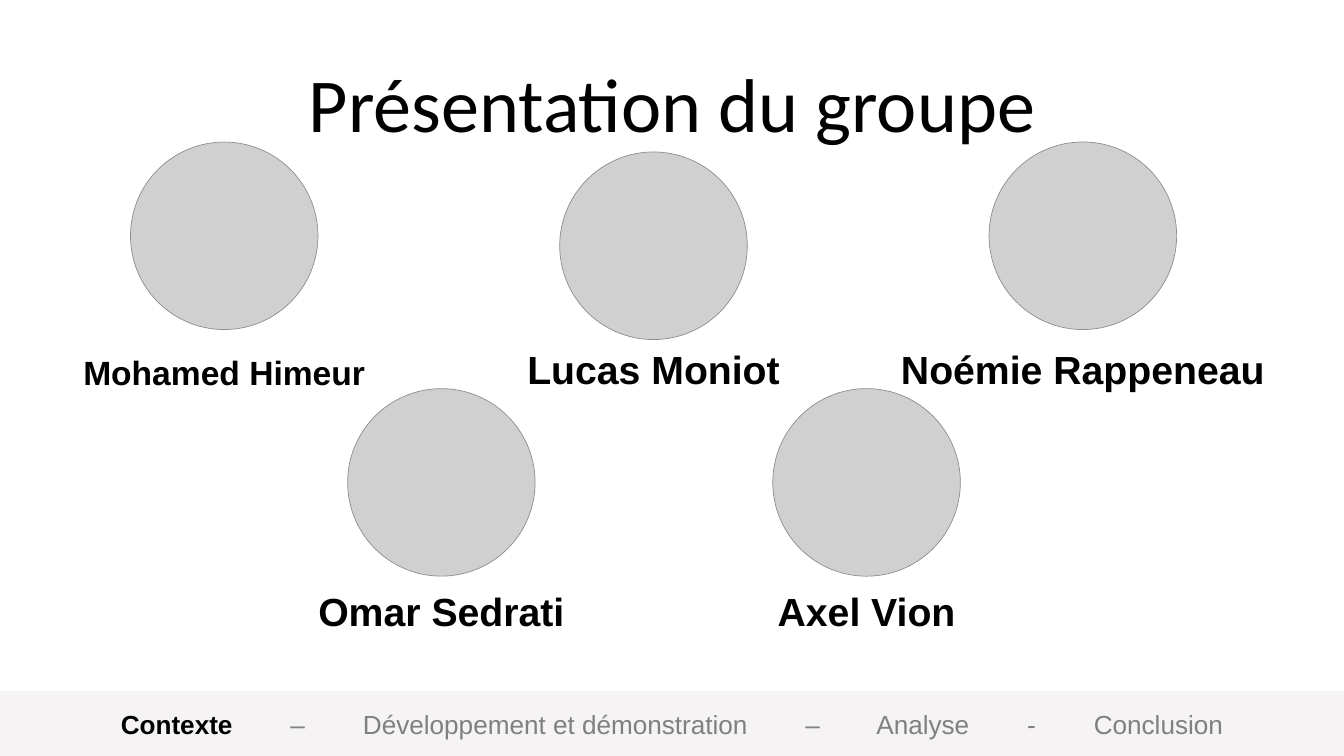
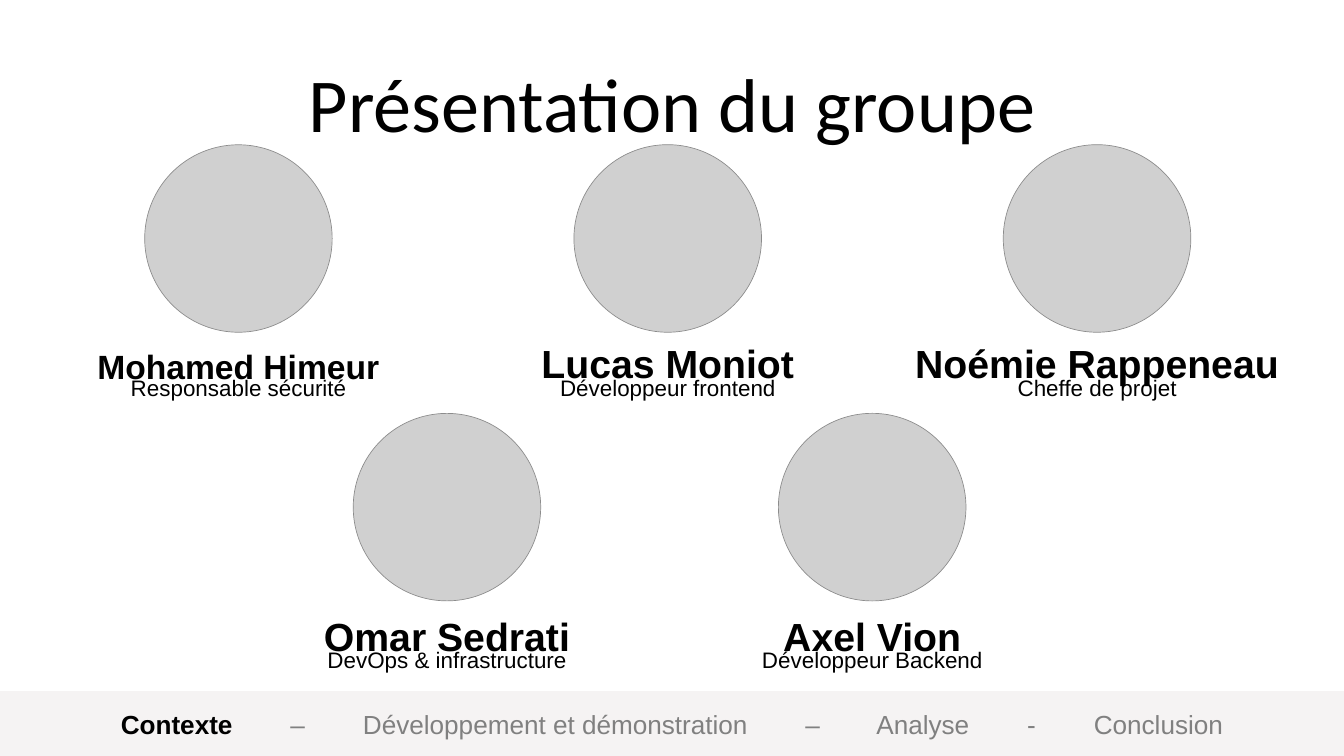
Before and after one commit to omar-sdt/CES-eat, a slide deck: slide 7 of docs/Présentation CES'eat.pptx. Drawn at 1344x756 pixels with LibreOffice and Linux fonts; fonts in the diff are those of the drawing; grey boxes stand for pictures; background and template pictures are left out. Boxes give left, top, right and bottom in pixels: in the first picture for what was removed or moved away, otherwise in the second. Text is boxed around its words. In the diff, an @@ line names an element or a change of style, - is before the commit and + after.

```diff
--- a/docs/Présentation CES'eat.pptx
+++ b/docs/Présentation CES'eat.pptx
@@ picture: place and size @@
-picture at box(130, 142, 318, 329)
+picture at box(144, 144, 332, 332)
@@ picture: place and size @@
-picture at box(560, 152, 747, 339)
+picture at box(574, 144, 761, 332)
@@ picture: place and size @@
-picture at box(989, 142, 1177, 329)
+picture at box(1003, 144, 1191, 332)
@@ text "Mohamed Himeur": place and size @@
-text "Mohamed Himeur" at box(83, 360, 365, 386)
+text "Mohamed Himeur" at box(97, 354, 379, 401)
@@ text "Lucas Moniot": place and size @@
-text "Lucas Moniot" at box(527, 355, 779, 385)
+text "Lucas Moniot" at box(541, 349, 794, 401)
@@ text "Noémie Rappeneau": place and size @@
-text "Noémie Rappeneau" at box(901, 355, 1264, 392)
+text "Noémie Rappeneau" at box(915, 349, 1279, 401)
@@ text at box(131, 378, 346, 401): paragraph added @@
+Responsable sécurité
@@ text at box(560, 378, 775, 401): paragraph added @@
+Développeur frontend
@@ text at box(1018, 378, 1176, 401): paragraph added @@
+Cheffe de projet
@@ picture: place and size @@
-picture at box(347, 388, 535, 576)
+picture at box(353, 413, 541, 601)
@@ picture: place and size @@
-picture at box(773, 388, 960, 576)
+picture at box(778, 413, 966, 601)
@@ text "Omar Sedrati": place and size @@
-text "Omar Sedrati" at box(318, 597, 565, 627)
+text "Omar Sedrati" at box(324, 622, 570, 673)
@@ text "Axel Vion": place and size @@
-text "Axel Vion" at box(778, 597, 955, 627)
+text "Axel Vion" at box(762, 622, 982, 673)
@@ text at box(327, 651, 567, 673): paragraph added @@
+DevOps & infrastructure
@@ text at box(762, 651, 982, 673): paragraph added @@
+Développeur Backend
```
Also in this commit, not shown: 3 other slides changed, 7 slides added.
